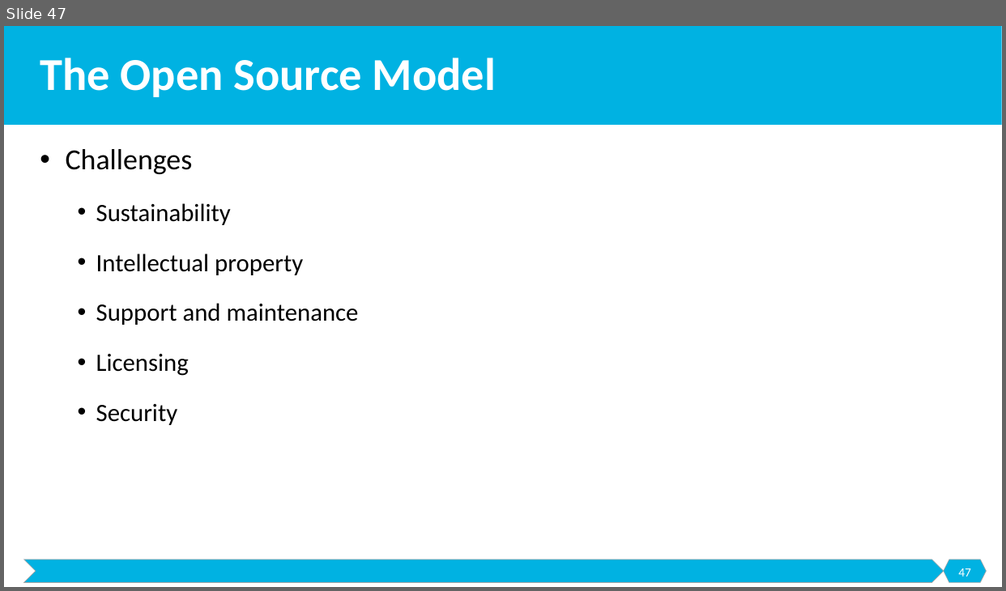
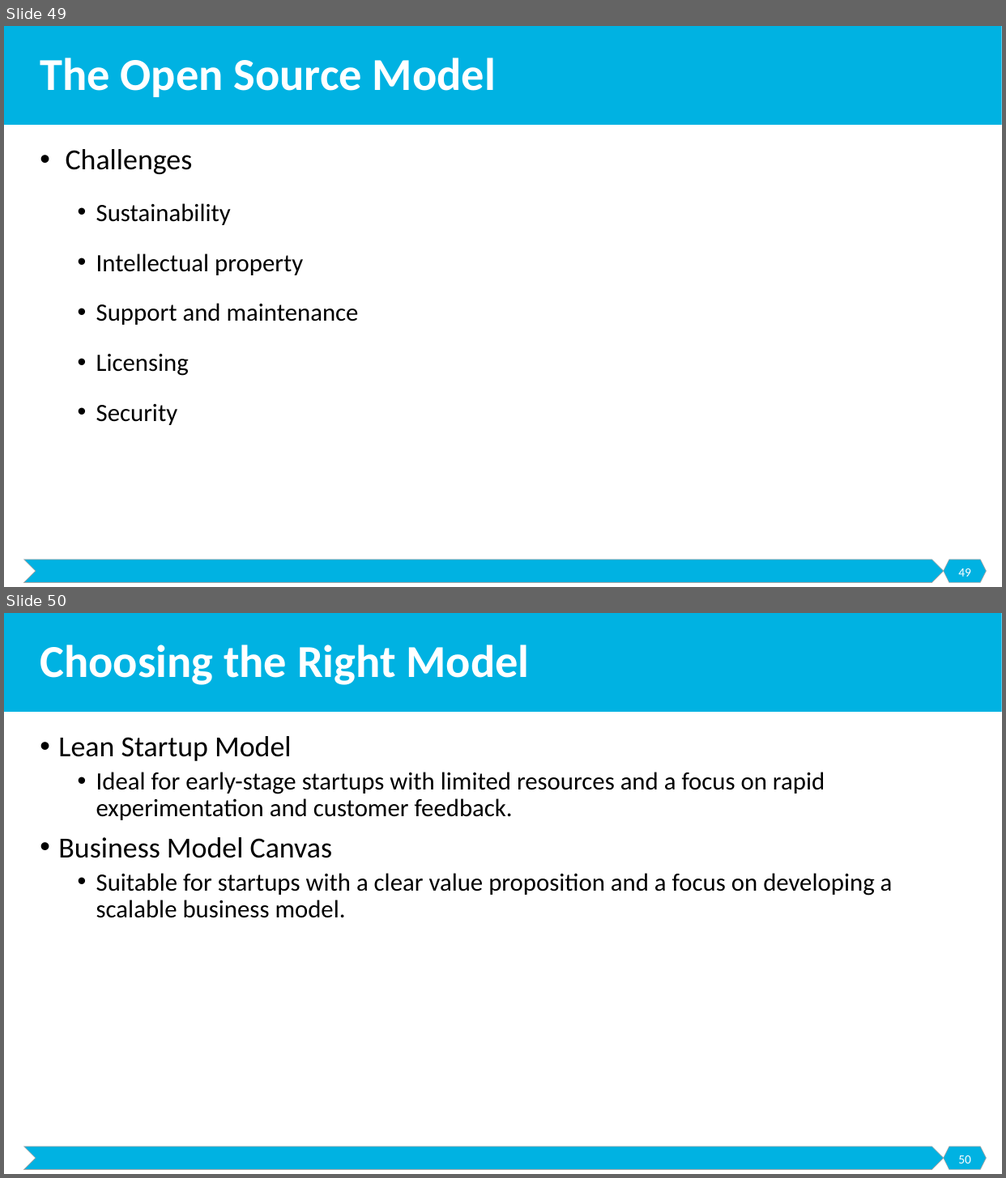
Before and after one commit to malenezi/malenezi, a slide deck: SE495/Lectures/2-Models/Models.pptx. Shown one above the other, each under a label of ours: slide 47 before the commit, slides 49 and 50 after it. The pictures are 1006x591 and 1006x1178 pixels, drawn with LibreOffice and Linux fonts; fonts in the diff are those of the drawing. Boxes give left, top, right and bottom in pixels: in the first picture for what was removed or moved away, otherwise in the second. Text is boxed around its words. In the diff, an @@ line names an element or a change of style, - is before the commit and + after.

```diff
--- a/SE495/Lectures/2-Models/Models.pptx
+++ b/SE495/Lectures/2-Models/Models.pptx
@@ slide 50 added at [4,613,1002,1174], background #FFFFFF; not listed: 3 template elements that a slide beside it also shows @@
@@ title added at [40,645,530,685], 44 pt, text #FFFFFF, bold @@
+Choosing the Right Model
@@ text added at [58,736,893,918], 24 pt, text #000000 @@
+• Lean Startup Model
+  • Ideal for early-stage startups with limited resources and a focus on rapid experimentation and customer feedback.
+• Business Model Canvas
+  • Suitable for startups with a clear value proposition and a focus on developing a scalable business model.
@@ page number added at [958,1156,971,1164], 12 pt, text #FFFFFF @@
+50
@@ what was slide 47 is now slide 49 @@
@@ page number at [958,569,971,577]: text changed @@
-47
+49
```
Also in this commit, not shown: 7 other slides added.
